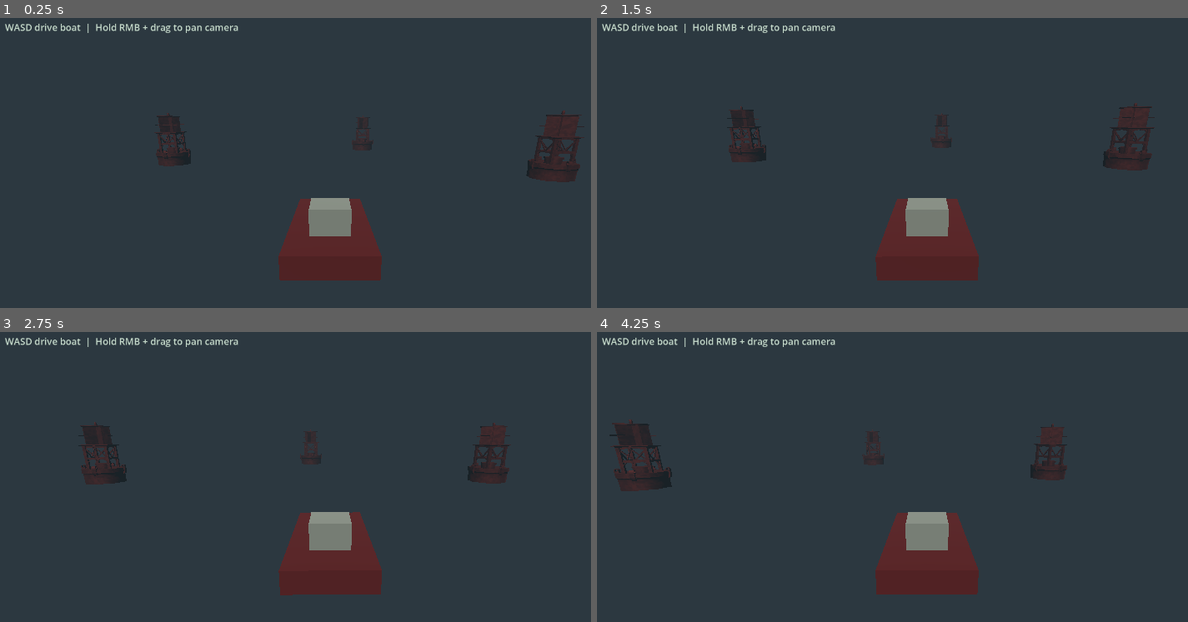
Above: before the commit, frames 1-4 (two rows, left to right).
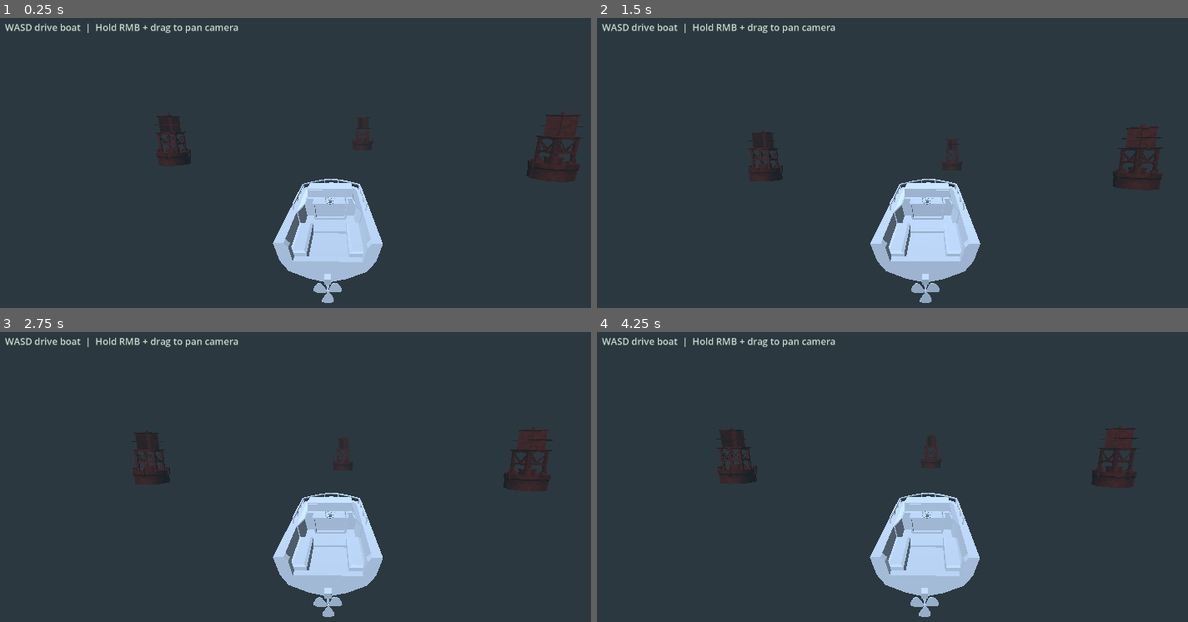
Above: after the commit, the same moments.

Repository: SeawardToast/fishing-boat-demo
Game: Godot game, scene res://scenes/main.tscn
Two runs of this game, one before a commit and one after it. Both use one fixed random seed, a clock stepped at 60 frames per second and the inputs below.
Inputs (mouse positions are in pixels of both pictures, inside the frame that each line leads up to):
- Up to frame 1 (0.25 s): no input
- Up to frame 2 (1.5 s): move the mouse to (1075, 180) at 0.52 s; hold D (move_right) 0.53-1.25 s; click (1075, 180) at 0.67 s; drag from (792, 218) to (892, 276) at 1.27 s
- Up to frame 3 (2.75 s): move the mouse to (395, 430) at 2.02 s; hold D (move_right) from 2.03 s (still down)
- Up to frame 4 (4.25 s): release D (move_right) at 2.75 s; drag from (892, 590) to (727, 456) at 2.77 s; move the mouse to (1128, 569) at 3.52 s; hold A (move_left) from 3.53 s (still down)

The runs differ from the first frame. In frame 1, 5.4% of the frame differs, in the area x 46-65%, y 55-99%; in frame 2, 6.1%; in frame 3, 6.3%; in frame 4, 6.4%, in the area x 2-92%, y 30-99%.
Error in both runs: Cannot call method 'shader_create_from_spirv' on a null value. (res://water/waves/water_waves.gd:111)

Commit message:
Tune fishing boat water physics

Diff:
--- a/scenes/fishing_boat.tscn
+++ b/scenes/fishing_boat.tscn
@@ -1,24 +1,11 @@
-[gd_scene load_steps=10 format=3 uid="uid://cv3k1yunc5rt0"]
+[gd_scene load_steps=7 format=3 uid="uid://cv3k1yunc5rt0"]
 
 [ext_resource type="Script" uid="uid://i77wom8i5td3" path="res://scripts/fishing_boat.gd" id="1_boat"]
 [ext_resource type="Script" uid="uid://cq4einn6nftcp" path="res://water/water_buoyancy_sensor.gd" id="2_sensor"]
+[ext_resource type="PackedScene" uid="uid://crkqvb27n0vmq" path="res://models/Fisher_Boat.fbx" id="3_tualp"]
 
 [sub_resource type="BoxShape3D" id="BoxShape3D_hull"]
 size = Vector3(2.2, 0.7, 4.8)
-
-[sub_resource type="StandardMaterial3D" id="StandardMaterial3D_hull"]
-albedo_color = Color(0.48, 0.12, 0.08, 1)
-roughness = 0.9
-
-[sub_resource type="BoxMesh" id="BoxMesh_hull"]
-size = Vector3(2.2, 0.58, 4.6)
-
-[sub_resource type="StandardMaterial3D" id="StandardMaterial3D_cabin"]
-albedo_color = Color(0.72, 0.66, 0.52, 1)
-roughness = 0.86
-
-[sub_resource type="BoxMesh" id="BoxMesh_cabin"]
-size = Vector3(1.05, 0.72, 1.1)
 
 [sub_resource type="StandardMaterial3D" id="StandardMaterial3D_sensor"]
 albedo_color = Color(0.1, 0.7, 0.9, 1)
@@ -30,27 +17,26 @@
 rings = 4
 
 [node name="FishingBoat" type="RigidBody3D"]
-mass = 1250.0
+mass = 2600.0
 can_sleep = false
 continuous_cd = true
 script = ExtResource("1_boat")
-buoyancy_multiplier = 715.0
-buoyancy_power = 1.25
-submerged_drag_linear = 0.04
-submerged_drag_angular = 0.035
-angular_water_damping = 0.035
+center_of_mass_offset = Vector3(0, -0.85, 0.18)
+bow_wave_impact_drag = 850.0
+roll_pitch_water_damping = 3.6
+yaw_water_damping = 2.0
+rudder_force = 5600.0
+rudder_response = 1.0
+rudder_return_response = 0.7
+buoyancy_multiplier = 980.0
+buoyancy_power = 1.45
+buoyancy_damping = 850.0
+apply_generic_submerged_damping = false
+submerged_drag_linear = 0.0
+submerged_drag_angular = 0.0
 
 [node name="HullCollision" type="CollisionShape3D" parent="."]
 shape = SubResource("BoxShape3D_hull")
-
-[node name="HullVisual" type="MeshInstance3D" parent="."]
-material_override = SubResource("StandardMaterial3D_hull")
-mesh = SubResource("BoxMesh_hull")
-
-[node name="CabinVisual" type="MeshInstance3D" parent="."]
-transform = Transform3D(1, 0, 0, 0, 1, 0, 0, 0, 1, 0, 0.62, 0.65)
-material_override = SubResource("StandardMaterial3D_cabin")
-mesh = SubResource("BoxMesh_cabin")
 
 [node name="LookTarget" type="Marker3D" parent="."]
 transform = Transform3D(1, 0, 0, 0, 1, 0, 0, 0, 1, 0, 0.7, -0.7)
@@ -64,7 +50,7 @@
 transform = Transform3D(1, 0, 0, 0, 1, 0, 0, 0, 1, -0.9, -0.42, -1.75)
 script = ExtResource("2_sensor")
 height = 0.9
-buoyancy_multiplier = 1.15
+buoyancy_multiplier = 1.05
 
 [node name="SensorDebug" type="MeshInstance3D" parent="BowPort"]
 visible = false
@@ -75,7 +61,7 @@
 transform = Transform3D(1, 0, 0, 0, 1, 0, 0, 0, 1, 0.9, -0.42, -1.75)
 script = ExtResource("2_sensor")
 height = 0.9
-buoyancy_multiplier = 1.15
+buoyancy_multiplier = 1.05
 
 [node name="MidPort" type="Marker3D" parent="."]
 transform = Transform3D(1, 0, 0, 0, 1, 0, 0, 0, 1, -1, -0.45, 0.05)
@@ -100,3 +86,6 @@
 script = ExtResource("2_sensor")
 height = 0.9
 buoyancy_multiplier = 0.95
+
+[node name="FisherBoatVisualModel" parent="." instance=ExtResource("3_tualp")]
+transform = Transform3D(-0.99981624, 0, 0.019179994, 0, 1, 0, -0.019179994, 0, -0.99981624, 0, -0.31737578, 0)
--- a/scenes/main.tscn
+++ b/scenes/main.tscn
@@ -45,8 +45,6 @@
 
 [node name="FishingBoat" parent="." instance=ExtResource("2_boat")]
 transform = Transform3D(1, 0, 0, 0, 1, 0, 0, 0, 1, 0, 1.2, 0)
-buoyancy_multiplier = 2000.0
-buoyancy_power = 3.0
 
 [node name="Buoys" type="Node3D" parent="."]
 
--- a/scripts/fishing_boat.gd
+++ b/scripts/fishing_boat.gd
@@ -4,29 +4,34 @@
 const WATTS_PER_HORSEPOWER: float = 745.7
 
 @export_group("Engine")
-@export var engine_horsepower: float = 135.0
-@export var engine_torque: float = 360.0
-@export var torque_to_thrust: float = 58.0
+@export var engine_horsepower: float = 450.0
+@export var engine_torque: float = 450.0
+@export var torque_to_thrust: float = 42.0
 @export var min_power_speed: float = 1.7
 @export var reverse_efficiency: float = 0.55
 @export var throttle_response: float = 2.2
 @export var throttle_return_response: float = 3.0
 
 @export_group("Prop")
-@export var prop_efficiency: float = 0.72
+@export var prop_efficiency: float = 0.66
 @export var prop_pitch: float = 1.0
 
 @export_group("Hull")
-@export var hull_forward_drag: float = 28.0
-@export var hull_lateral_drag: float = 62.0
-@export var linear_water_damping: float = 0.05
-@export var angular_water_damping: float = 0.08
+@export var center_of_mass_offset: Vector3 = Vector3(0.0, -0.75, 0.15)
+@export var hull_forward_drag: float = 55.0
+@export var hull_lateral_drag: float = 85.0
+@export var bow_wave_impact_drag: float = 650.0
+@export var bow_wave_impact_z: float = -0.6
+@export var bow_wave_impact_local_offset: Vector3 = Vector3(0.0, -0.2, -1.65)
+@export var roll_pitch_water_damping: float = 4.0
+@export var yaw_water_damping: float = 1.2
 
 @export_group("Steering")
-@export var rudder_force: float = 7600.0
+@export var rudder_force: float = 5600.0
 @export var rudder_local_position: Vector3 = Vector3(0.0, -0.25, 2.15)
 @export var rudder_response: float = 1.25
 @export var rudder_return_response: float = 0.85
+@export var rudder_reverse_speed_threshold: float = 0.35
 
 @export_group("Camera")
 @export var camera_distance: float = 8.0
@@ -46,7 +51,7 @@
 func _ready() -> void:
 	super._ready()
 	center_of_mass_mode = RigidBody3D.CENTER_OF_MASS_MODE_CUSTOM
-	center_of_mass = Vector3(0.0, -0.45, 0.1)
+	center_of_mass = center_of_mass_offset
 	chase_camera.current = true
 
 func _unhandled_input(event: InputEvent) -> void:
@@ -58,7 +63,7 @@
 func _physics_process(delta: float) -> void:
 	super._physics_process(delta)
 	_apply_controls(delta)
-	_apply_soft_damping(delta)
+	_apply_angular_water_damping(delta)
 	_update_camera()
 
 func _apply_controls(delta: float) -> void:
@@ -75,10 +80,12 @@
 	var propulsion_force: float = _calculate_propulsion_force(current_throttle, forward_speed)
 	apply_central_force(forward * propulsion_force)
 	_apply_hull_resistance(forward, right)
+	_apply_bow_wave_impact_resistance(forward, forward_speed)
 
 	var speed_factor: float = clampf(linear_velocity.length() / 9.0, 0.08, 1.0)
 	var rudder_world_offset: Vector3 = global_transform.basis * rudder_local_position
-	apply_force(right * current_rudder * rudder_force * speed_factor, rudder_world_offset)
+	var rudder_flow_sign: float = _get_rudder_flow_sign(forward_speed)
+	apply_force(right * current_rudder * rudder_flow_sign * rudder_force * speed_factor, rudder_world_offset)
 
 func _calculate_propulsion_force(throttle: float, forward_speed: float) -> float:
 	if is_zero_approx(throttle):
@@ -96,6 +103,13 @@
 
 	return available_force * prop_efficiency * direction_efficiency * throttle_amount * throttle_sign
 
+func _get_rudder_flow_sign(forward_speed: float) -> float:
+	if forward_speed < -rudder_reverse_speed_threshold:
+		return -1.0
+	if forward_speed > rudder_reverse_speed_threshold:
+		return 1.0
+	return -1.0 if current_throttle < 0.0 else 1.0
+
 func _apply_hull_resistance(forward: Vector3, right: Vector3) -> void:
 	if not submerged:
 		return
@@ -106,11 +120,51 @@
 	var lateral_drag_force: Vector3 = -right * lateral_speed * absf(lateral_speed) * hull_lateral_drag
 	apply_central_force(forward_drag_force + lateral_drag_force)
 
-func _apply_soft_damping(delta: float) -> void:
+func _apply_bow_wave_impact_resistance(forward: Vector3, forward_speed: float) -> void:
+	if not submerged or forward_speed <= 0.0 or bow_wave_impact_drag <= 0.0:
+		return
+
+	var bow_submerged_ratio: float = _get_bow_submerged_ratio()
+	if bow_submerged_ratio <= 0.0:
+		return
+
+	var impact_force: Vector3 = -forward * forward_speed * absf(forward_speed) * bow_wave_impact_drag * bow_submerged_ratio
+	var impact_offset: Vector3 = global_transform.basis * bow_wave_impact_local_offset
+	apply_force(impact_force, impact_offset)
+
+func _get_bow_submerged_ratio() -> float:
+	var total_ratio: float = 0.0
+	var bow_sensor_count: int = 0
+
+	for sensor in _buoyancy_sensors:
+		if sensor.position.z > bow_wave_impact_z:
+			continue
+
+		var submerged_depth: float = clampf(-sensor.get_water_depth(), 0.0, sensor.height)
+		total_ratio += submerged_depth / sensor.height
+		bow_sensor_count += 1
+
+	if bow_sensor_count == 0:
+		return 0.0
+
+	return total_ratio / float(bow_sensor_count)
+
+func _apply_angular_water_damping(delta: float) -> void:
 	if not submerged:
 		return
-	linear_velocity = linear_velocity.lerp(Vector3.ZERO, linear_water_damping * delta)
-	angular_velocity = angular_velocity.lerp(Vector3.ZERO, angular_water_damping * delta)
+
+	var local_angular_velocity: Vector3 = global_transform.basis.inverse() * angular_velocity
+
+	if roll_pitch_water_damping > 0.0:
+		var roll_pitch_damping: float = clampf(roll_pitch_water_damping * delta, 0.0, 1.0)
+		local_angular_velocity.x = lerpf(local_angular_velocity.x, 0.0, roll_pitch_damping)
+		local_angular_velocity.z = lerpf(local_angular_velocity.z, 0.0, roll_pitch_damping)
+
+	if yaw_water_damping > 0.0:
+		var yaw_damping: float = clampf(yaw_water_damping * delta, 0.0, 1.0)
+		local_angular_velocity.y = lerpf(local_angular_velocity.y, 0.0, yaw_damping)
+
+	angular_velocity = global_transform.basis * local_angular_velocity
 
 func _update_camera() -> void:
 	if chase_camera == null or look_target == null:
--- a/water/buoyant_body3d.gd
+++ b/water/buoyant_body3d.gd
@@ -1,9 +1,16 @@
 class_name BuoyantBody3D extends RigidBody3D
 
+@export_group("Buoyancy")
 @export var buoyancy_multiplier: float = 150.0
 @export_range(0.5, 10.0, 0.001) var buoyancy_power: float = 1.5
+@export var buoyancy_damping: float = 0.0
+
+@export_group("Generic Submerged Damping")
+@export var apply_generic_submerged_damping: bool = true
 @export var submerged_drag_linear: float = 0.05
 @export var submerged_drag_angular: float = 0.1
+
+@export_group("Upright Stability")
 @export var upright_strength: float = 2.0
 @export var upright_damping: float = 1.0
 
@@ -17,7 +24,7 @@
 		if child is WaterBuoyancySensor:
 			_buoyancy_sensors.append(child)
 
-func _physics_process(delta:float) -> void:
+func _physics_process(delta: float) -> void:
 	var gravity_direction: Vector3 = ProjectSettings.get_setting("physics/3d/default_gravity_vector") as Vector3
 	var gravity_strength: float = float(ProjectSettings.get_setting("physics/3d/default_gravity"))
 	submerged_probes = 0
@@ -30,10 +37,18 @@
 			submerged = true
 			submerged_probes += 1
 			var submerged_depth: float = clampf(-depth, 0.0, sensor.height)
+			var submerged_ratio: float = submerged_depth / sensor.height
 			var buoyancy: float = pow(submerged_depth, buoyancy_power)
 			var force: Vector3 = -gravity_direction * gravity_strength * buoyancy * buoyancy_multiplier * sensor.buoyancy_multiplier
 
 			apply_force(force, sensor.global_position - global_position)
+
+			if buoyancy_damping > 0.0:
+				var point_offset: Vector3 = sensor.global_position - global_position
+				var point_velocity: Vector3 = linear_velocity + angular_velocity.cross(point_offset)
+				var vertical_speed: float = point_velocity.dot(-gravity_direction)
+				var damping_force: Vector3 = gravity_direction * vertical_speed * buoyancy_damping * submerged_ratio * sensor.buoyancy_multiplier
+				apply_force(damping_force, point_offset)
 
 	if submerged and upright_strength > 0.0:
 		_apply_upright_stability()
@@ -49,6 +64,11 @@
 		apply_torque(-roll_pitch_spin * upright_damping)
 
 func _integrate_forces(_state:PhysicsDirectBodyState3D) -> void:
-	if submerged:
-		linear_velocity *= 1.0 - submerged_drag_linear
-		angular_velocity *= 1.0 - submerged_drag_angular
+	if submerged and apply_generic_submerged_damping:
+		_apply_generic_submerged_damping()
+
+func _apply_generic_submerged_damping() -> void:
+	var linear_scale: float = clampf(1.0 - submerged_drag_linear, 0.0, 1.0)
+	var angular_scale: float = clampf(1.0 - submerged_drag_angular, 0.0, 1.0)
+	linear_velocity *= linear_scale
+	angular_velocity *= angular_scale
--- a/water/ocean_settings.tres
+++ b/water/ocean_settings.tres
@@ -10,16 +10,16 @@
 simulation_frameskip = 1
 heightmap_sync_frameskip = 2
 fft_resolution = 64
-horizontal_dimension = 256
-time_scale = 0.6
+horizontal_dimension = 384
+time_scale = 0.85
 cascade_ranges = Array[Vector2]([Vector2(0, 0.03), Vector2(0.03, 0.15), Vector2(0.15, 1)])
-cascade_scales = Array[float]([3.23607, 1.61803, 0.5])
+cascade_scales = Array[float]([4.2, 2.1, 0.7])
 planetary_curve_strength = 0.000001
-amplitude_scale_min = 0.25
-amplitude_scale_max = 1.0
+amplitude_scale_min = 0.55
+amplitude_scale_max = 2.1
 amplitude_scale_fade_distance = 12000.0
-choppiness = 4.0
+choppiness = 6.5
 wind_direction_degrees = 0.0
 wave_scroll_speed = 0.0
-wind_speed = 300.0
+wind_speed = 650.0
 metadata/_custom_type_script = "uid://cx3twtm5gessr"
--- a/water/water_surface_material.tres
+++ b/water/water_surface_material.tres
@@ -35,8 +35,8 @@
 shader_parameter/domain_warp_uv_scale = 6.25e-05
 shader_parameter/domain_warp_strength = 1500.0
 shader_parameter/domain_warp_texture = SubResource("NoiseTexture2D_pbym3")
-shader_parameter/amplitude_scale_min = 0.25
-shader_parameter/amplitude_scale_max = 1.0
+shader_parameter/amplitude_scale_min = 0.55
+shader_parameter/amplitude_scale_max = 2.1
 shader_parameter/amplitude_scale_fade_distance = 12000.0
 shader_parameter/ripples_texture = SubResource("Texture2DRD_458q2")
 shader_parameter/ripples_texture_resolution = Vector2(512, 512)
@@ -85,10 +85,10 @@
 shader_parameter/caustics_strength = 0.25
 shader_parameter/caustics_scale = 0.1
 shader_parameter/caustics_speed = 0.1
-shader_parameter/wave_scale = 0.01
-shader_parameter/wave_strength = 0.1
+shader_parameter/wave_scale = 0.012
+shader_parameter/wave_strength = 0.2
 shader_parameter/normal1 = ExtResource("5_57g1d")
 shader_parameter/wave_dir1 = Vector2(1, 0)
 shader_parameter/normal2 = ExtResource("5_57g1d")
 shader_parameter/wave_dir2 = Vector2(0, 1)
-shader_parameter/wave_speed = 0.015
+shader_parameter/wave_speed = 0.02
